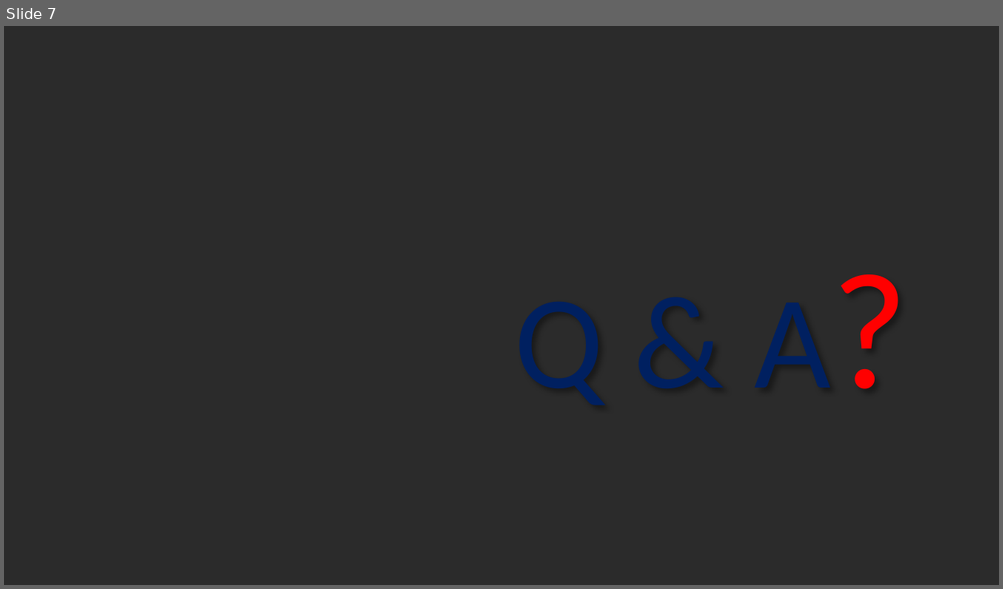
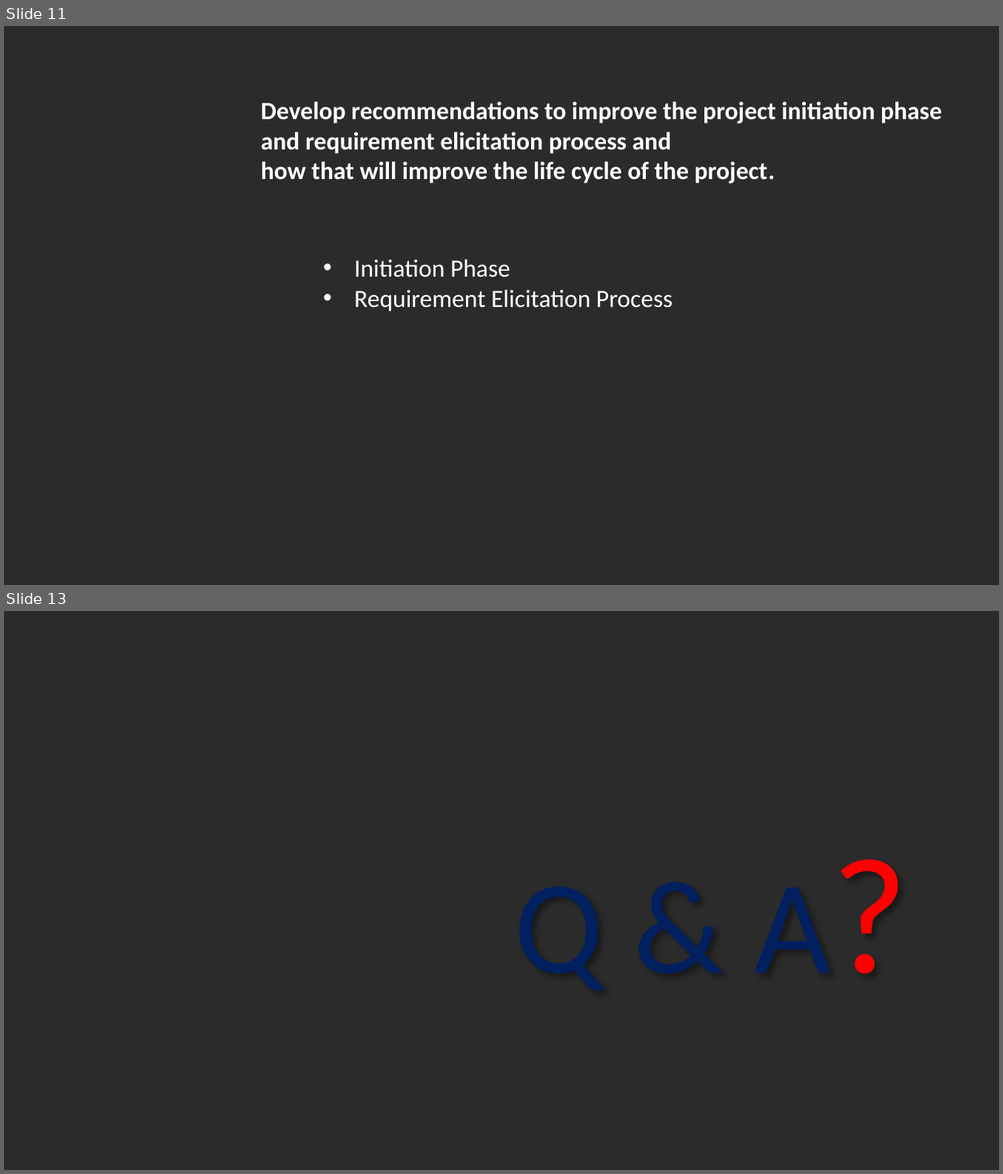
Before and after one commit to anoxtovo/docc, a slide deck: Doctor Channeling edited.pptx. Shown one above the other, each under a label of ours: slide 7 before the commit, slides 11 and 13 after it; the slides between them are not shown. The pictures are 1003x589 and 1003x1174 pixels, drawn with LibreOffice and Linux fonts; fonts in the diff are those of the drawing; background and template pictures are left out; a plain dark background stands for a picture behind light text. Boxes give left, top, right and bottom in pixels: in the first picture for what was removed or moved away, otherwise in the second. Text is boxed around its words. In the diff, an @@ line names an element or a change of style, - is before the commit and + after.

```diff
--- a/Doctor Channeling edited.pptx
+++ b/Doctor Channeling edited.pptx
@@ slide 11 added at <box>4,26,999,585</box>, background picture (left out) @@
@@ text added at <box>261,101,942,184</box>, 18 pt, text #FFFFFF, bold @@
+Develop recommendations to improve the project initiation phase
+and requirement elicitation process and
+how that will improve the life cycle of the project.
@@ text added at <box>354,259,672,312</box>, 18 pt, text #FFFFFF @@
+• Initiation Phase
+• Requirement Elicitation Process
@@ what was slide 7 is now slide 13 @@
```
Also in this commit, not shown: 1 slide changed, 7 other slides added, 2 slides removed, 4 other files.
